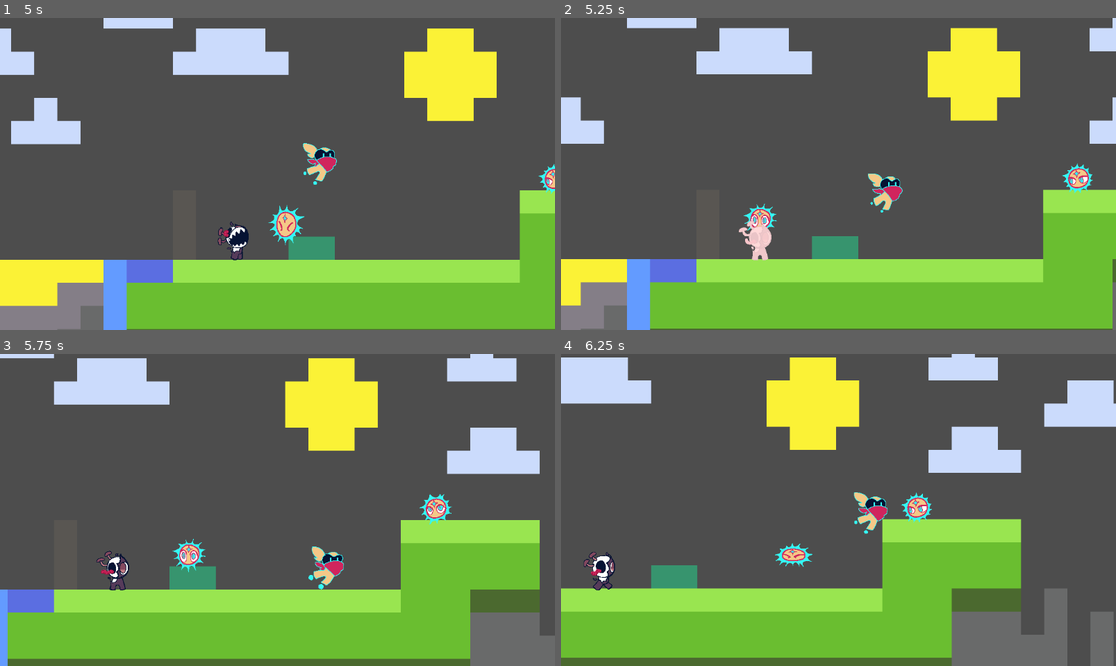
Above: before the commit, frames 1-4 (two rows, left to right).
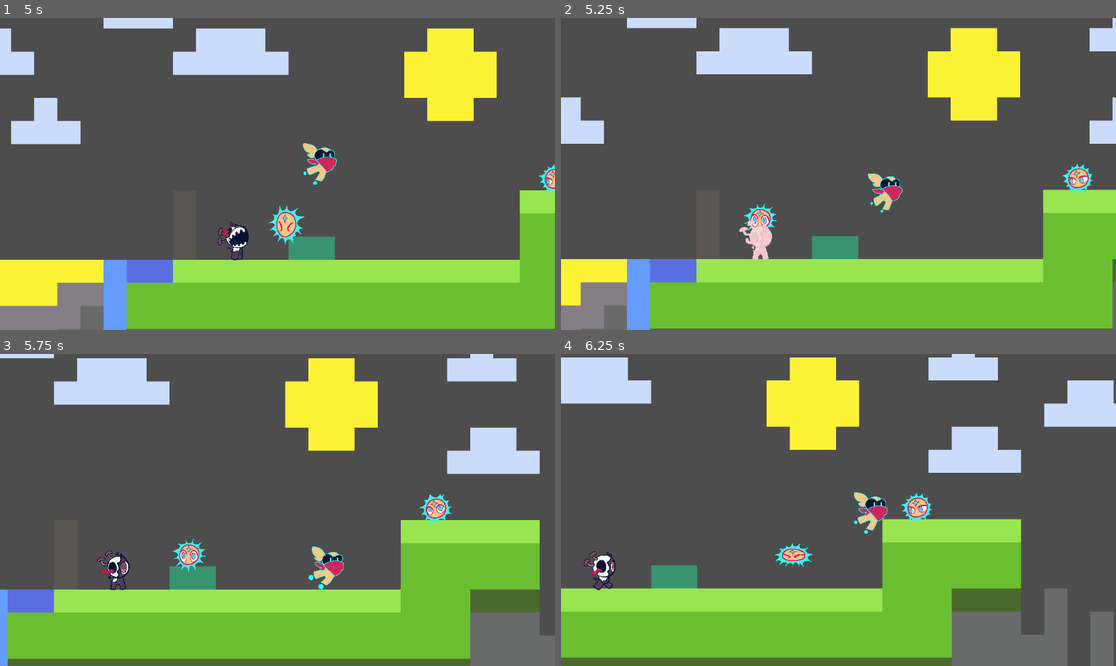
Above: after the commit, the same moments.

Repository: CookieRA9001/SI_motroidvenia
Game: Godot game, scene res://sceans/TestLevel.tscn
Two runs of this game, one before a commit and one after it. Both use one fixed random seed, a clock stepped at 60 frames per second and the inputs below.
Inputs:
- Up to frame 1 (5 s): hold D (move_right) 0.53-2.03 s; tap E (swap) at 0.6, 2.1, 3.6 s; tap Space (jump) at 0.77, 1.52, 3.02, 3.77, 4.52 s; tap Q (throw) at 1.35, 2.85, 4.35 s; hold A (move_left) 2.03-4.28 s; hold D (move_right) from 4.28 s (still down)
- Up to frame 2 (5.25 s): keep holding D (move_right); tap E (swap) at 5.1 s
- Up to frame 3 (5.75 s): keep holding D (move_right)
- Up to frame 4 (6.25 s): keep holding D (move_right); tap Q (throw) at 5.85 s; tap Space (jump) at 6.02 s

Frame 1 is identical in both runs. In frame 2, less than 0.1% of the frame differs, in the area x 32-39%, y 64-78%; in frame 3, 0.2%, in the area x 17-24%, y 63-76%; in frame 4, 0.2%.

Commit message:
Changes to be committed: 	modified:   scripts/enemy.gd

Diff:
--- a/scripts/enemy.gd
+++ b/scripts/enemy.gd
@@ -102,10 +102,6 @@
 	await animation_timer.timeout
 	effects.play("RESET")
 
-func knockback(area:Area2D):
-	var knockbackDirections = (global_position - area.global_position).normalized() * knockbackPower
-	print(knockbackDirections.x)
-	velocity = knockbackDirections
 
 func _on_hurtbox_area_entered(area):
 	if area == $hitBox: return
@@ -115,5 +111,4 @@
 		if currentHealth <= 0:
 			queue_free()
 			return
-		knockback(area)
 		hurtBlink()
